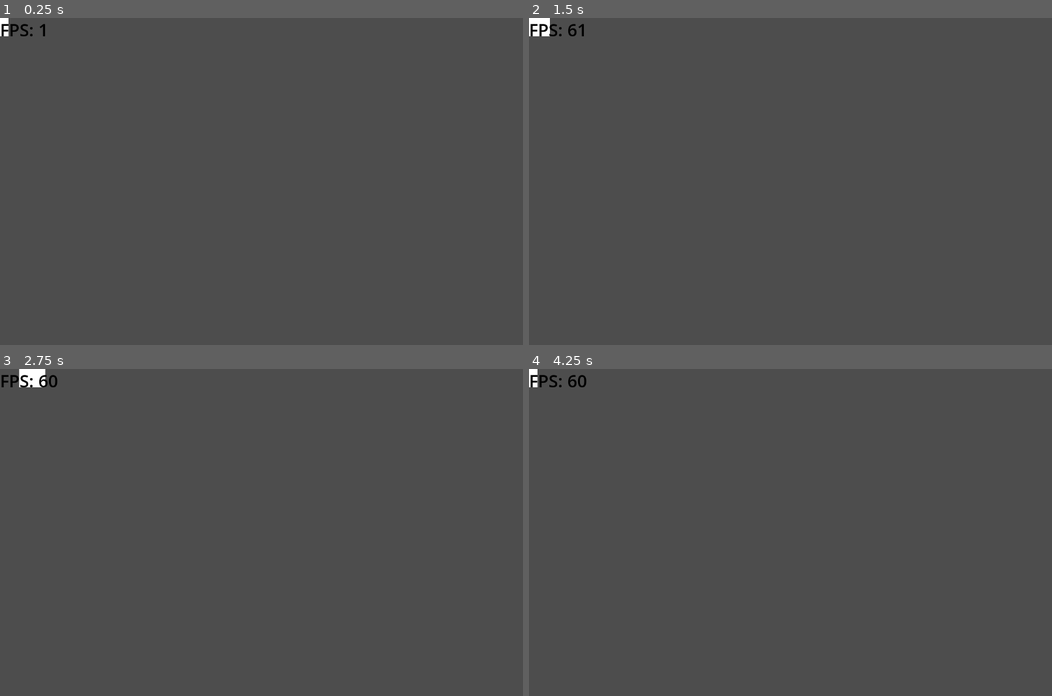
Above: before the commit, frames 1-4 (two rows, left to right).
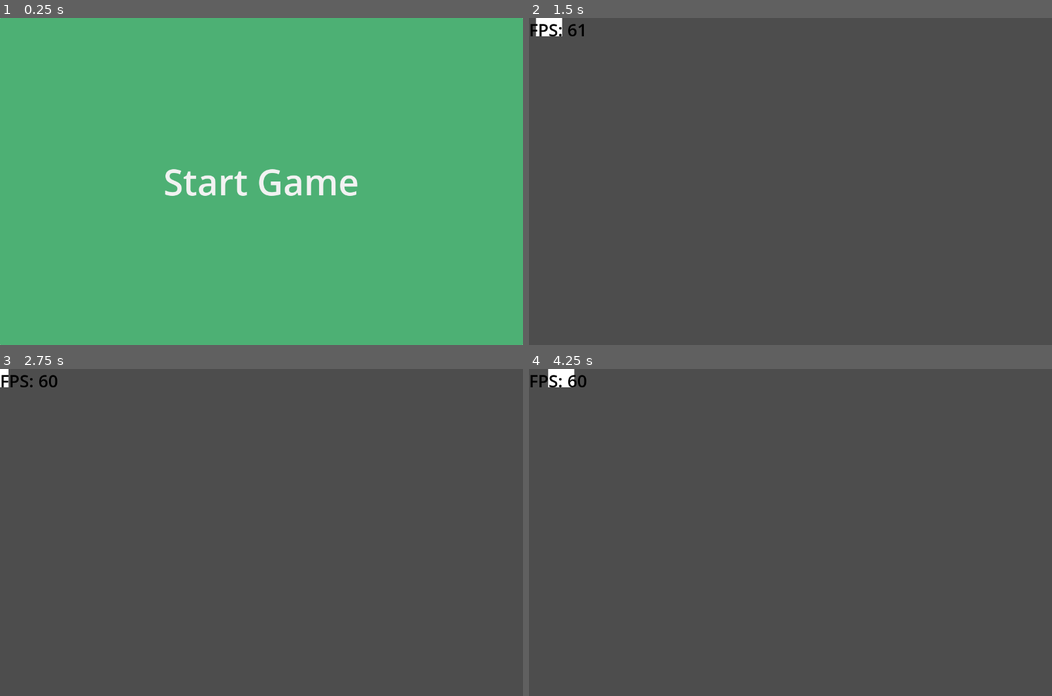
Above: after the commit, the same moments.

Repository: NIK-98/Paint_The_Ground
Game: Godot game, scene res://sceens/level.tscn
Two runs of this game, one before a commit and one after it. Both use one fixed random seed, a clock stepped at 60 frames per second and the inputs below. This scene is started directly instead of the project's main scene.
Inputs (mouse positions are in pixels of both pictures, inside the frame that each line leads up to):
- Up to frame 1 (0.25 s): no input
- Up to frame 2 (1.5 s): click (790, 181) at 0.5 s, where only the run after the commit has a clickable "Start Game"; tap Enter (start, bound only before the commit) at 1.25, 1.35 s; hold D (right) from 1.28 s (still down)
- Up to frame 3 (2.75 s): release D (right) at 2.03 s; hold S (down) from 2.03 s (still down); tap Enter (start, bound only before the commit) at 2.1 s
- Up to frame 4 (4.25 s): release S (down) at 2.78 s; hold D (right) 2.78-3.53 s; tap Enter (start, bound only before the commit) at 2.85, 3.6 s; hold W (up) from 3.53 s (still down)

The runs differ from the first frame. In frame 1, 100% of the frame differs, in the area x 0-100%, y 0-100%; in frame 2, 0.2%; in frame 3, 0.3%; in frame 4, 0.3%.
Error in both runs: Attempt to call function 'get_node' in base 'null instance' on a null instance. (res://scripts/player.gd:28)

Commit message:
start button hinzugefügt

Diff:
--- a/project.godot
+++ b/project.godot
@@ -45,36 +45,34 @@
 "deadzone": 0.5,
 "events": [Object(InputEventKey,"resource_local_to_scene":false,"resource_name":"","device":-1,"window_id":0,"alt_pressed":false,"shift_pressed":false,"ctrl_pressed":false,"meta_pressed":false,"pressed":false,"keycode":0,"physical_keycode":87,"key_label":0,"unicode":119,"echo":false,"script":null)
 , null, Object(InputEventJoypadMotion,"resource_local_to_scene":false,"resource_name":"","device":-1,"axis":1,"axis_value":-1.0,"script":null)
+, Object(InputEventKey,"resource_local_to_scene":false,"resource_name":"","device":-1,"window_id":0,"alt_pressed":false,"shift_pressed":false,"ctrl_pressed":false,"meta_pressed":false,"pressed":false,"keycode":0,"physical_keycode":4194320,"key_label":0,"unicode":0,"echo":false,"script":null)
 ]
 }
 down={
 "deadzone": 0.5,
 "events": [Object(InputEventKey,"resource_local_to_scene":false,"resource_name":"","device":-1,"window_id":0,"alt_pressed":false,"shift_pressed":false,"ctrl_pressed":false,"meta_pressed":false,"pressed":false,"keycode":0,"physical_keycode":83,"key_label":0,"unicode":115,"echo":false,"script":null)
 , Object(InputEventJoypadMotion,"resource_local_to_scene":false,"resource_name":"","device":-1,"axis":1,"axis_value":1.0,"script":null)
+, Object(InputEventKey,"resource_local_to_scene":false,"resource_name":"","device":-1,"window_id":0,"alt_pressed":false,"shift_pressed":false,"ctrl_pressed":false,"meta_pressed":false,"pressed":false,"keycode":0,"physical_keycode":4194322,"key_label":0,"unicode":0,"echo":false,"script":null)
 ]
 }
 right={
 "deadzone": 0.5,
 "events": [Object(InputEventKey,"resource_local_to_scene":false,"resource_name":"","device":-1,"window_id":0,"alt_pressed":false,"shift_pressed":false,"ctrl_pressed":false,"meta_pressed":false,"pressed":false,"keycode":0,"physical_keycode":68,"key_label":0,"unicode":100,"echo":false,"script":null)
 , Object(InputEventJoypadMotion,"resource_local_to_scene":false,"resource_name":"","device":-1,"axis":0,"axis_value":1.0,"script":null)
+, Object(InputEventKey,"resource_local_to_scene":false,"resource_name":"","device":-1,"window_id":0,"alt_pressed":false,"shift_pressed":false,"ctrl_pressed":false,"meta_pressed":false,"pressed":false,"keycode":0,"physical_keycode":4194321,"key_label":0,"unicode":0,"echo":false,"script":null)
 ]
 }
 left={
 "deadzone": 0.5,
 "events": [Object(InputEventKey,"resource_local_to_scene":false,"resource_name":"","device":-1,"window_id":0,"alt_pressed":false,"shift_pressed":false,"ctrl_pressed":false,"meta_pressed":false,"pressed":false,"keycode":0,"physical_keycode":65,"key_label":0,"unicode":97,"echo":false,"script":null)
 , Object(InputEventJoypadMotion,"resource_local_to_scene":false,"resource_name":"","device":-1,"axis":0,"axis_value":-1.0,"script":null)
+, Object(InputEventKey,"resource_local_to_scene":false,"resource_name":"","device":-1,"window_id":0,"alt_pressed":false,"shift_pressed":false,"ctrl_pressed":false,"meta_pressed":false,"pressed":false,"keycode":0,"physical_keycode":4194319,"key_label":0,"unicode":0,"echo":false,"script":null)
 ]
 }
 reset={
 "deadzone": 0.5,
 "events": [Object(InputEventKey,"resource_local_to_scene":false,"resource_name":"","device":-1,"window_id":0,"alt_pressed":false,"shift_pressed":false,"ctrl_pressed":false,"meta_pressed":false,"pressed":false,"keycode":0,"physical_keycode":82,"key_label":0,"unicode":114,"echo":false,"script":null)
 , Object(InputEventJoypadButton,"resource_local_to_scene":false,"resource_name":"","device":-1,"button_index":0,"pressure":0.0,"pressed":false,"script":null)
-]
-}
-start={
-"deadzone": 0.5,
-"events": [Object(InputEventKey,"resource_local_to_scene":false,"resource_name":"","device":-1,"window_id":0,"alt_pressed":false,"shift_pressed":false,"ctrl_pressed":false,"meta_pressed":false,"pressed":false,"keycode":0,"physical_keycode":4194309,"key_label":0,"unicode":0,"echo":false,"script":null)
-, Object(InputEventJoypadButton,"resource_local_to_scene":false,"resource_name":"","device":-1,"button_index":6,"pressure":0.0,"pressed":false,"script":null)
 ]
 }
 exit={
--- a/sceens/level.tscn
+++ b/sceens/level.tscn
@@ -11,6 +11,7 @@
 [ext_resource type="Script" path="res://scripts/floor.gd" id="8_ul4n7"]
 [ext_resource type="Texture2D" uid="uid://csr6aotfq45ee" path="res://assets/ground/ground_violet.png" id="9_ciq6t"]
 [ext_resource type="Texture2D" uid="uid://csprtcrt63mm3" path="res://assets/ground/ground_yellow.png" id="10_g3jwm"]
+[ext_resource type="Script" path="res://scripts/Start.gd" id="12_xt3i6"]
 
 [sub_resource type="TileSetAtlasSource" id="TileSetAtlasSource_wfxpn"]
 texture = ExtResource("4_1vpo6")
@@ -72,6 +73,23 @@
 sources/5 = SubResource("TileSetAtlasSource_jh5d0")
 sources/6 = SubResource("TileSetAtlasSource_1s3c3")
 
+[sub_resource type="SystemFont" id="SystemFont_m6b00"]
+font_names = PackedStringArray("Bell MT")
+font_italic = true
+
+[sub_resource type="StyleBoxFlat" id="StyleBoxFlat_tgnhh"]
+bg_color = Color(0.301961, 0.690196, 0.454902, 1)
+
+[sub_resource type="StyleBoxFlat" id="StyleBoxFlat_s2pkq"]
+bg_color = Color(0.854902, 0.501961, 0.0235294, 1)
+
+[sub_resource type="Theme" id="Theme_7dykc"]
+Button/font_sizes/font_size = 88
+Button/fonts/font = SubResource("SystemFont_m6b00")
+Button/styles/hover = SubResource("StyleBoxFlat_tgnhh")
+Button/styles/normal = SubResource("StyleBoxFlat_tgnhh")
+Button/styles/pressed = SubResource("StyleBoxFlat_s2pkq")
+
 [node name="level" type="Node2D" groups=["Level"]]
 script = ExtResource("1_5145t")
 player_sceen = ExtResource("2_yu47c")
@@ -110,6 +128,15 @@
 anchor_right = 1.0
 grow_horizontal = 0
 
+[node name="Start" type="Button" parent="CanvasLayer"]
+offset_right = 1280.0
+offset_bottom = 800.0
+theme = SubResource("Theme_7dykc")
+text = "Start Game"
+script = ExtResource("12_xt3i6")
+
 [node name="MultiplayerSpawner" type="MultiplayerSpawner" parent="CanvasLayer"]
 _spawnable_scenes = PackedStringArray("res://sceens/score_label.tscn")
 spawn_path = NodePath("../Wertung")
+
+[connection signal="pressed" from="CanvasLayer/Start" to="." method="_on_start_pressed"]
--- a/sceens/main.tscn
+++ b/sceens/main.tscn
@@ -1,6 +1,7 @@
-[gd_scene load_steps=2 format=3 uid="uid://cny2f4chevd1r"]
+[gd_scene load_steps=3 format=3 uid="uid://cny2f4chevd1r"]
 
 [ext_resource type="Script" path="res://scripts/main.gd" id="1_jo5ss"]
+[ext_resource type="Script" path="res://scripts/Host.gd" id="2_rf3o8"]
 
 [node name="main" type="Node"]
 script = ExtResource("1_jo5ss")
@@ -37,24 +38,37 @@
 theme_override_font_sizes/font_size = 60
 text = "Verbinden:"
 
-[node name="Host" type="Button" parent="UI/Net/Options"]
+[node name="o1" type="VBoxContainer" parent="UI/Net/Options"]
+layout_mode = 2
+
+[node name="Host" type="Button" parent="UI/Net/Options/o1"]
 layout_mode = 2
 theme_override_font_sizes/font_size = 60
 text = "Host"
+script = ExtResource("2_rf3o8")
 
-[node name="Connect" type="Button" parent="UI/Net/Options"]
+[node name="o2" type="VBoxContainer" parent="UI/Net/Options"]
+layout_mode = 2
+
+[node name="Connect" type="Button" parent="UI/Net/Options/o2"]
 layout_mode = 2
 theme_override_font_sizes/font_size = 60
 text = "Connect"
 
-[node name="Remote" type="LineEdit" parent="UI/Net/Options"]
+[node name="o3" type="VBoxContainer" parent="UI/Net/Options"]
+layout_mode = 2
+
+[node name="Remote" type="LineEdit" parent="UI/Net/Options/o3"]
 layout_mode = 2
 theme_override_font_sizes/font_size = 60
 text = "127.0.0.1"
 expand_to_text_length = true
 virtual_keyboard_type = 2
 
-[node name="port" type="LineEdit" parent="UI/Net/Options"]
+[node name="o4" type="VBoxContainer" parent="UI/Net/Options"]
+layout_mode = 2
+
+[node name="port" type="LineEdit" parent="UI/Net/Options/o4"]
 layout_mode = 2
 theme_override_font_sizes/font_size = 60
 text = "11111"
@@ -62,5 +76,5 @@
 expand_to_text_length = true
 virtual_keyboard_type = 2
 
-[connection signal="pressed" from="UI/Net/Options/Host" to="." method="_on_host_pressed"]
-[connection signal="pressed" from="UI/Net/Options/Connect" to="." method="_on_connect_pressed"]
+[connection signal="pressed" from="UI/Net/Options/o1/Host" to="." method="_on_host_pressed"]
+[connection signal="pressed" from="UI/Net/Options/o2/Connect" to="." method="_on_connect_pressed"]
--- /dev/null
+++ b/scripts/Host.gd
@@ -0,0 +1,5 @@
+extends Button
+
+
+func _ready():
+	grab_focus()
--- /dev/null
+++ b/scripts/Start.gd
@@ -0,0 +1,6 @@
+extends Button
+
+
+# Called when the node enters the scene tree for the first time.
+func _ready():
+	grab_focus()
--- a/scripts/level.gd
+++ b/scripts/level.gd
@@ -53,12 +53,6 @@
 func voll(id: int):
 	OS.alert("Server Voll!")
 	get_tree().change_scene_to_file("res://sceens/main.tscn")
-
-
-func _input(event):
-	if event.is_action("start") and Input.is_action_just_pressed("start"):
-		global_alert.rpc("Game Gestartet!")
-		reset_game_status.rpc()
 
 
 @rpc("any_peer","call_local")
@@ -129,3 +123,9 @@
 	if not get_node("Players").has_node(str(id)):
 		return
 	get_node("Players").get_node(str(id)).queue_free()
+
+
+func _on_start_pressed():
+	global_alert.rpc("Game Gestartet!")
+	reset_game_status.rpc()
+	$CanvasLayer/Start.visible = false
--- a/scripts/main.gd
+++ b/scripts/main.gd
@@ -20,8 +20,8 @@
 
 
 func _on_host_pressed():
-	var txt : String = $UI/Net/Options/Remote.text
-	var port : String = $UI/Net/Options/port.text
+	var txt : String = $UI/Net/Options/o3/Remote.text
+	var port : String = $UI/Net/Options/o4/port.text
 	peer.create_server(port.to_int(),Global.Max_clients)
 	if not txt.is_valid_ip_address():
 		OS.alert("Ist keine richtiege ip adresse.")
@@ -38,8 +38,8 @@
 
 
 func _on_connect_pressed():
-	var txt : String = $UI/Net/Options/Remote.text
-	var port : String = $UI/Net/Options/port.text
+	var txt : String = $UI/Net/Options/o3/Remote.text
+	var port : String = $UI/Net/Options/o4/port.text
 	if not txt.is_valid_ip_address():
 		OS.alert("Ist keine richtiege ip adresse.")
 		return
Not shown: 1 places in sceens/level.tscn that only renumber resources
